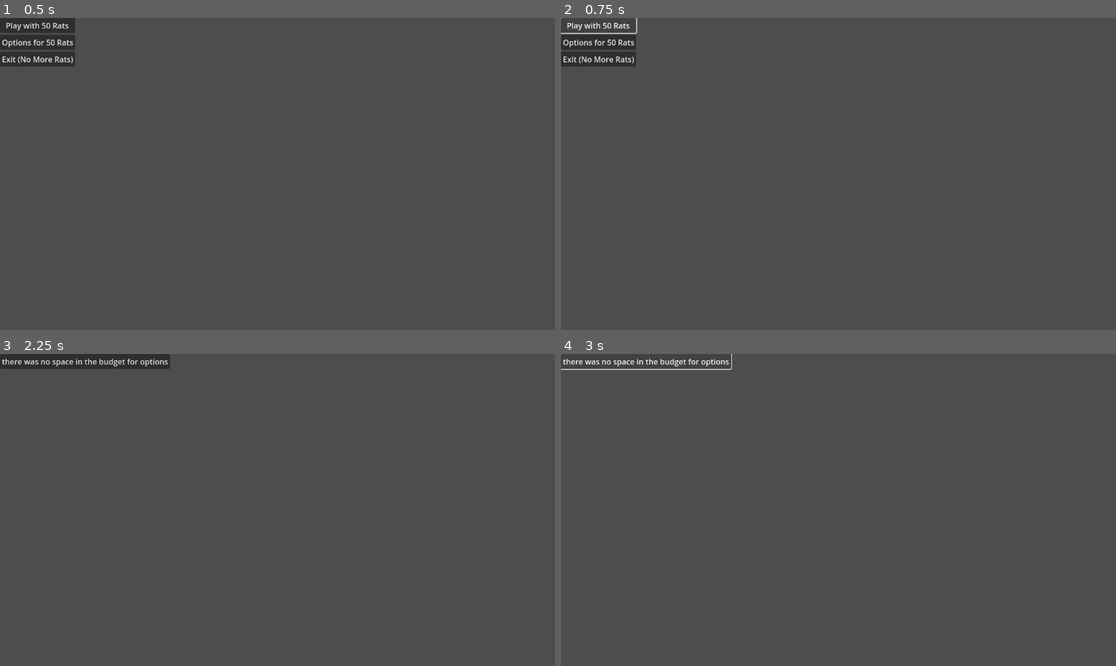
Above: before the commit, frames 1-4 (two rows, left to right).
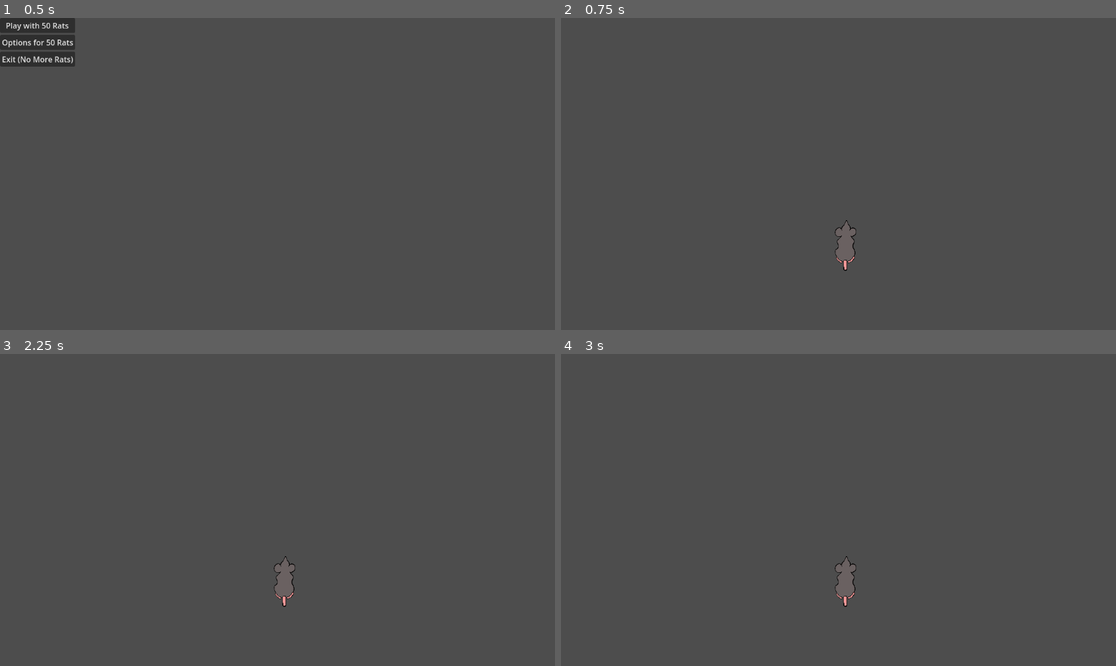
Above: after the commit, the same moments.

Repository: WellHatchedOne/sea-np-gmtk2024
Game: Godot game, scene res://mainMenu/mainmenu.tscn
Same seed, same stepped clock (60 frames per second), same inputs: the game is played once before the commit and once after it.
Inputs (mouse positions are in pixels of both pictures, inside the frame that each line leads up to):
- Up to frame 1 (0.5 s): no input
- Up to frame 2 (0.75 s): click "Play with 50 Rats" at 0.5 s
- Up to frame 3 (2.25 s): click (38, 360) at 1.25 s, where only the run before the commit has a clickable "Play with 50 Rats"; click (38, 378) at 2 s, where only the run before the commit has a clickable "Options for 50 Rats"
- Up to frame 4 (3 s): click (644, 360) at 2.75 s, where only the run before the commit has a clickable "there was no space in the bud…"

Frame 1 is identical in both runs. In frame 2, 1.8% of the frame differs, in the area x 0-54%, y 0-82%; in frame 3, 1.7%; in frame 4, 0.8%.

Commit message:
Fix broken main scene
Previous commit broke the main scene. This one just replaces it with a
single rat

Diff:
--- a/main.tscn
+++ b/main.tscn
@@ -1,31 +1,10 @@
-[gd_scene load_steps=4 format=3 uid="uid://b83gut5er6mu8"]
+[gd_scene load_steps=3 format=3 uid="uid://cj2xnxpyyiuwr"]
 
 [ext_resource type="PackedScene" uid="uid://b32e7nkyfmr3k" path="res://rat.tscn" id="1_3brr1"]
-[ext_resource type="PackedScene" uid="uid://cffbki6irx1rr" path="res://Max/test_objects/test_floor.tscn" id="1_okr4v"]
 [ext_resource type="Script" path="res://Max/test_objects/test_movable_guy.gd" id="2_1ui3v"]
-[node name="Main" type="Node2D"]
+
+[node name="Node2D" type="Node2D"]
 
 [node name="rat" parent="." instance=ExtResource("1_3brr1")]
-position = Vector2(594, 417)
+position = Vector2(593, 464)
 script = ExtResource("2_1ui3v")
-
-[node name="TestFloor" parent="." instance=ExtResource("1_okr4v")]
-position = Vector2(918, 512)
-rotation = -2.16908
-scale = Vector2(19.8737, 2.23947)
-
-[node name="TestFloor2" parent="." instance=ExtResource("1_okr4v")]
-position = Vector2(176, 258)
-rotation = 0.672128
-scale = Vector2(4.84, 10)
-
-[node name="TestFloor3" parent="." instance=ExtResource("1_okr4v")]
-position = Vector2(574, 627)
-scale = Vector2(55.72, 1)
-
-[node name="TestMovableGuy" parent="." instance=ExtResource("2_n6nq3")]
-position = Vector2(484, 556)
-speed = 400.0
-
-[node name="TestDamagableGuy" parent="." instance=ExtResource("3_fuxct")]
-script = ExtResource("3_nt20b")
